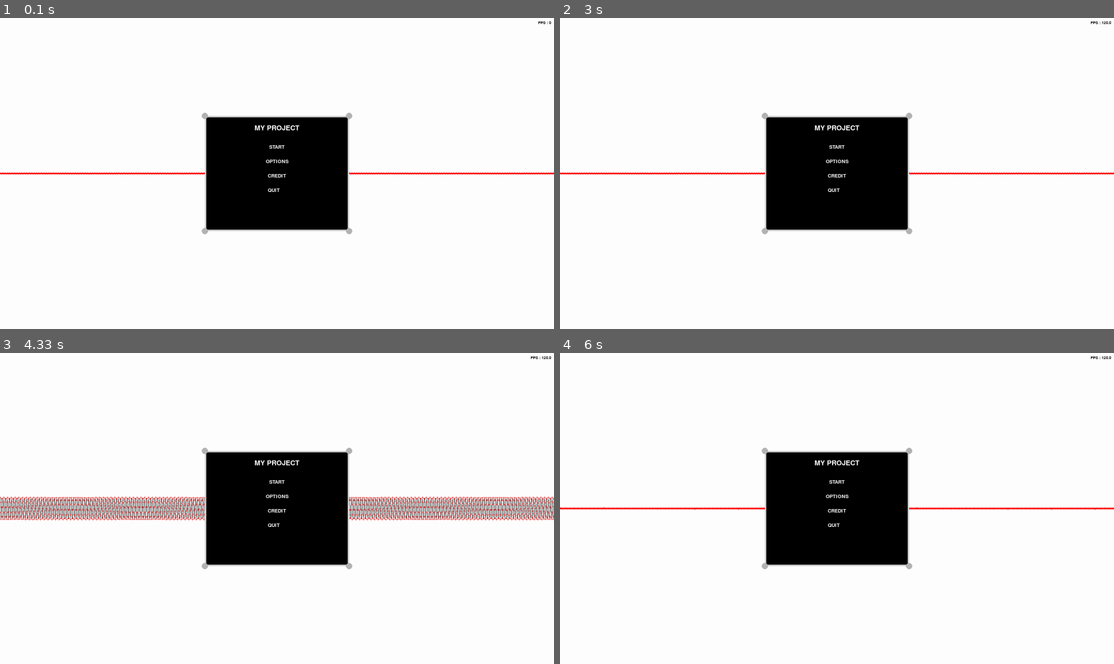
Above: before the commit, frames 1-4 (two rows, left to right).
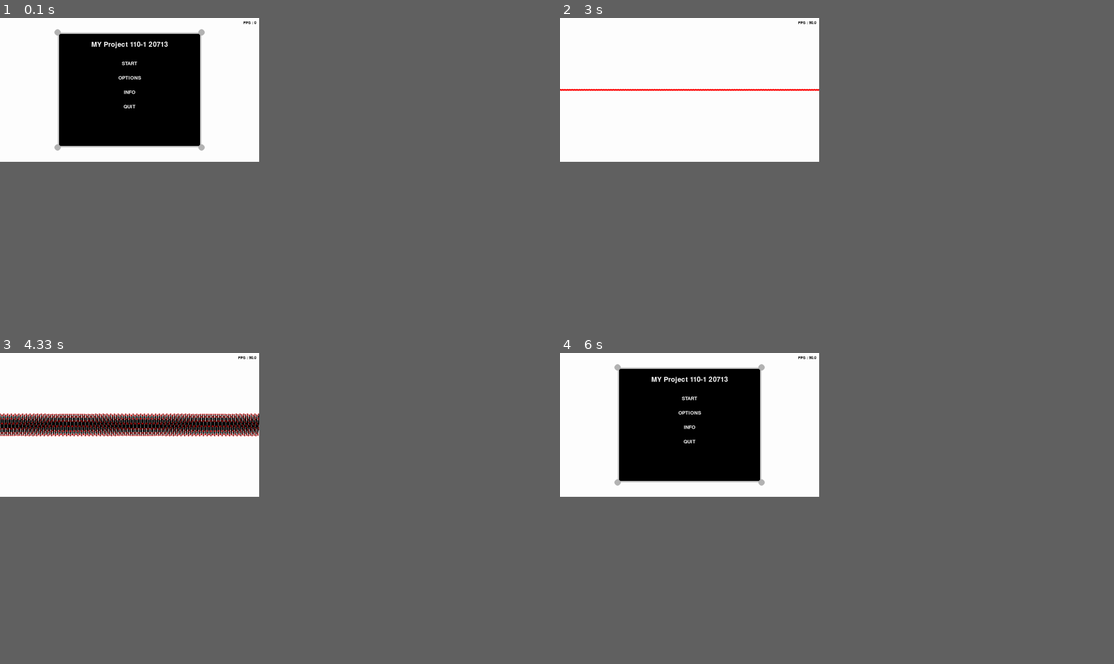
Above: after the commit, the same moments.

Repository: PGDR0130/PygameDrawingTrigonometric
Game: pygame game, started from DrawTrigonometric.py
The game is run twice, just before and just after one commit, with the same random seed, the same clock (stepped at 60 frames per second) and the same inputs.
Inputs (mouse positions are in pixels of both pictures, inside the frame that each line leads up to):
- Up to frame 1 (0.1 s): no input
- Up to frame 2 (3 s): press the mouse at (687, 80) at 0.37 s; move the mouse to (704, 101) at 0.47 s; release the mouse at (715, 120) at 0.6 s; click (753, 123) at 0.72 s, where only the run after the commit has a clickable "1"; tap Left at 1 s; press the mouse at (748, 64) at 1.37 s; move the mouse to (726, 55) at 1.47 s; release the mouse at (704, 45) at 1.6 s; press the mouse at (748, 83) at 1.7 s; move the mouse to (737, 77) at 1.8 s; release the mouse at (726, 70) at 1.93 s; press the mouse at (748, 101) at 2.03 s; move the mouse to (720, 123) at 2.13 s; release the mouse at (692, 142) at 2.27 s; hold Esc 2.33-2.8 s; press the mouse at (687, 64) at 2.87 s; move the mouse to (704, 52) at 2.97 s
- Up to frame 3 (4.33 s): release the mouse at (155, 371) at 3.1 s; tap Down at 3.17 s; hold Right 3.5-3.97 s; hold Up 4-4.3 s
- Up to frame 4 (6 s): hold Right 4.33-4.8 s; hold Left 4.83-5.37 s; hold Down 5.4-5.7 s; tap Esc at 5.73 s
In our replay, the window is 900x506 before the commit and 421x234 after it. These sizes can differ from the game's own. Grey fills any space a smaller window leaves; there, only what the larger window draws over its background counts as a difference.

The runs differ from the first frame. In frame 1, 20% of the frame differs, in the area x 0-100%, y 0-70%; in frame 2, 11%; in frame 3, 18%; in frame 4, 20%.

Commit message:
You can use menu and options now
2021/12/5

Diff:
--- a/DrawTrigonometric.py
+++ b/DrawTrigonometric.py
@@ -1,24 +1,27 @@
+from typing import Set
 import pygame
 import math
 import time
 
-from pygame import key
+from pygame import Rect, key
 from pygame import draw
+from pygame.constants import SCRAP_SELECTION, SHOWN
 
 pygame.font.init()
 from pygame import gfxdraw
 
 
-#== Display values ================================
-# WIDTH, HEIGHT = 900,500
-WIDTH, HEIGHT = 1920, 1080
+#== Display Values ================================
+WIDTH, HEIGHT = 900,500
+# WIDTH, HEIGHT = 1920, 1080
 SCREEN = pygame.display.set_mode((WIDTH, HEIGHT))
-BLACK, RED, WHITE = (0, 0, 0), (255, 0, 0), (255, 255, 255)
+BLACK, RED, WHITE, DARK_GRAY = (0, 0, 0), (255, 0, 0), (255, 255, 255), (150, 150, 150)
 FONT = pygame.font.SysFont('comicsans', 20)
-MAX_FPS = math.inf
-
-
-#== Menu UI values ================================
+CURRENT_SECTION = 'MENU'
+MENU_SECTION = 'MENU'
+
+
+#== Menu UI Values ================================
 FPS_REFRESH_RATE = 1 #s
 
 CENTER_WIDTH, CENTER_HEIGHT =  WIDTH//2, HEIGHT//2
@@ -26,7 +29,7 @@
 
 GRAY ,YELLOW = (209, 209, 209), (255, 255, 0)
 
-#Corner Circle in menu
+ #Corner circle
 CORNER_CIRCLE_COLOR = (180, 180, 180)
 MENU_CORNER_RADIUS = 11
 MENU_TITLE_FONT = pygame.font.SysFont('comicsans', 35)
@@ -34,19 +37,67 @@
 MENU_OPTION_FONT = pygame.font.SysFont('comicsans', 25)
 TOP_HEIGHT = CENTER_HEIGHT - MENU_HEIGHT//2 + 30
 
-
-#== Ingame values =================================
+OPTIONS_FONT = pygame.font.SysFont('comicsans', 25)
+INFO_FONT = pygame.font.SysFont('comicsans', 25)
+
+
+#== Control Values ================================
 VEL, VEL_MUL = 125, 10
 
-
-
-
-#==
+#== User Settings =================================
+SETTING_COLOR = (0, 200, 255)
+showXaxis = False
+renderFPS = 60
+lineThickness = 1
+showDrawPoints = False
+
+FPS_SELECTIONS = [30, 60, 90, 144, math.inf]
+THICKNESS_SELECTIONS = [1, 2, 3, 4, 5]
+
+
+
+
 #setting up an user event for the renender to know if the metric changes
 # (+num) is equal to the ID of the event so every one needs to be different
 Value_update = pygame.USEREVENT + 1
-
-
+QUIT_CALL = pygame.USEREVENT + 2
+
+
+class UserSettings():
+    #Change users setting
+
+    def __init__(self, showXaxis, renderFPS, lineThickness, showDrawPoints) -> None:
+        self.showXaxis = showXaxis
+        self.lineThickness = lineThickness
+        self.renderFPS = renderFPS
+        self.showDrawPoints = showDrawPoints
+        self.Current_FPS = 1
+        self.Current_Thickness = 1
+
+    def changeXaxis(self):
+        self.showXaxis = True if self.showXaxis == False else False
+
+    def changePoints(self):
+        self.showDrawPoints = True if self.showDrawPoints == False else False
+
+    def changeFPS(self):
+        if self.Current_FPS < len(FPS_SELECTIONS)-1 :
+            self.Current_FPS += 1
+            self.renderFPS = FPS_SELECTIONS[self.Current_FPS]
+        else :
+            self.Current_FPS = 0
+            self.renderFPS = FPS_SELECTIONS[self.Current_FPS]
+
+    def changeThickness(self):
+        if self.Current_Thickness < len(THICKNESS_SELECTIONS)-1 :
+            self.Current_Thickness += 1
+            self.lineThickness = THICKNESS_SELECTIONS[self.Current_Thickness]
+        else:
+            self.Current_Thickness = 0
+            self.lineThickness = THICKNESS_SELECTIONS[self.Current_Thickness]
+
+
+Settings = UserSettings(showXaxis, renderFPS, lineThickness, showDrawPoints)
 
 class Coshape():
 
@@ -72,7 +123,6 @@
     def cosGetCords(self):#xstart: int, xend: int, xaxis: int, xunit: int, yunit: int
 
         result = []
-
         for x in range(self.xstart, self.xend+1, 1):
             #calculate width(x) into angle to feed in cos() and get the height(y)
             #算出弧度後乘以180° (π = 180°)
@@ -90,6 +140,7 @@
 #inpurt handling, changing values
 #inpurt FPS in order to get delta time for keeping the speed the same in different FPS
 def inputState(keys_pressed, metric, previous_time, now):
+    global CURRENT_SECTION, MENU_SECTION
 
     #only calculate delta time if any key was pressed down to save resources
     if any(keys_pressed):
@@ -107,33 +158,53 @@
     if keys_pressed[pygame.K_LSHIFT] or keys_pressed[pygame.K_LSHIFT]:
        dt *= VEL_MUL
 
-    SPEED = VEL * dt
-    if keys_pressed[pygame.K_LEFT] and metric.xunit - SPEED >= 1:
-        metric.xunit -= SPEED
-    if keys_pressed[pygame.K_RIGHT]:
-        metric.xunit += SPEED
-    if keys_pressed[pygame.K_UP]:
-        metric.yunit += SPEED
-    if keys_pressed[pygame.K_DOWN] and metric.yunit - SPEED >= 0:
-        metric.yunit -= SPEED
-
+    if keys_pressed[pygame.K_ESCAPE]:
+        CURRENT_SECTION = 'MENU'
+        MENU_SECTION = 'MENU'
+
+    if CURRENT_SECTION == 'Draw':
+        SPEED = VEL * dt
+        if keys_pressed[pygame.K_LEFT]:
+            if metric.xunit - SPEED >= 1:
+                metric.xunit -= SPEED
+            else:
+                metric.xuint = 1
+        if keys_pressed[pygame.K_RIGHT]:
+            metric.xunit += SPEED
+        if keys_pressed[pygame.K_UP]:
+            metric.yunit += SPEED
+        if keys_pressed[pygame.K_DOWN]:
+            if metric.yunit - SPEED >= 0:
+                metric.yunit -= SPEED
+            else:
+                metric.yunit = 0
 
 
 
 
 #function for drawing every thing int the windows : fps, shpaes etc.
-def Draw_window(points, FPS):
+def Draw_window(points, FPS, section):
 
     #fill background with white to cover up previous renender
     SCREEN.fill(WHITE)
 
+    if section == 'MENU':
+        draw_menu()
+
+
     #draw.lines --> draw mutiple lines at same time
     #draw.line only draw one line
-    pygame.draw.lines(SCREEN, BLACK, False, points, 1)
-
-    #draw circle to display the points that where been calcualted
-    for i in points:
-        pygame.gfxdraw.circle(SCREEN, int(i[0]), int(i[1]), 2, RED)
+    elif section == 'Draw':
+
+        if Settings.showXaxis == True:
+            pygame.draw.line(SCREEN, DARK_GRAY,(0, HEIGHT//2), (WIDTH, HEIGHT//2))
+
+        pygame.draw.lines(SCREEN, BLACK, False, points, Settings.lineThickness)
+        #draw circle to display the points that where been calcualted
+        if Settings.showDrawPoints == True:
+            for x, y in points:
+                pygame.gfxdraw.circle(SCREEN, int(x), int(y), 2, RED)
+
 
     #display FPS at the top right
     FPS_text = FONT.render(f'FPS : {FPS}', 1, BLACK)
@@ -141,8 +212,11 @@
 
 
 
+previous_click = False
 #draw menu when startup
 def draw_menu():
+    global CURRENT_SECTION, MENU_SECTION, previous_click
+
     #rectangle backround of main menu
     pygame.draw.rect(SCREEN, BLACK, pygame.Rect(CENTER_WIDTH - MENU_WIDTH//2, CENTER_HEIGHT - MENU_HEIGHT//2, MENU_WIDTH, MENU_HEIGHT))
     pygame.draw.rect(SCREEN, GRAY, pygame.Rect(CENTER_WIDTH - MENU_WIDTH//2, CENTER_HEIGHT - MENU_HEIGHT//2, MENU_WIDTH, MENU_HEIGHT), width=5)
@@ -155,50 +229,115 @@
 
     #menu Title and options
 
+    if MENU_SECTION == 'MENU':
     #TITLE - MY PROJECT
-    MENU_TITLE = MENU_TITLE_FONT.render("MY PROJECT", 1, WHITE)
-    SCREEN.blit(MENU_TITLE, (CENTER_WIDTH - MENU_TITLE.get_width()//2, TOP_HEIGHT))
-    #START
-    MENU_START = MENU_OPTION_FONT.render('START', 1, WHITE)
-    SCREEN.blit(MENU_START, (CENTER_WIDTH - MENU_START.get_width()//2, TOP_HEIGHT + 70))
-    bt1 = pygame.Rect(CENTER_WIDTH - MENU_WIDTH//2, TOP_HEIGHT + 70, MENU_WIDTH, 35)
-    #OPTION
-    MENU_OPTIONS = MENU_OPTION_FONT.render('OPTIONS', 1, WHITE)
-    SCREEN.blit(MENU_OPTIONS, (CENTER_WIDTH - MENU_OPTIONS.get_width()//2, TOP_HEIGHT + 120))
-    bt2 = pygame.Rect(CENTER_WIDTH - MENU_WIDTH//2, TOP_HEIGHT + 120, MENU_WIDTH, 35)
-    #CREDIT
-    MENU_CREDIT = MENU_OPTION_FONT.render('CREDIT', 1, WHITE)
-    SCREEN.blit(MENU_CREDIT, (CENTER_WIDTH - MENU_CREDIT.get_width()//2, TOP_HEIGHT + 170))
-    bt3 = pygame.Rect(CENTER_WIDTH - MENU_WIDTH//2, TOP_HEIGHT+ 170, MENU_WIDTH, 35)
-
-    MENU_QUIT = MENU_OPTION_FONT.render('QUIT', 1, WHITE)
-    SCREEN.blit(MENU_QUIT, (CENTER_WIDTH - MENU_CREDIT.get_width()//2, TOP_HEIGHT + 220))
-    bt4 = pygame.Rect(CENTER_WIDTH - MENU_WIDTH//2, TOP_HEIGHT +220, MENU_WIDTH, 35)
-
-    #options check boxes
-
-    #detecting mouse collion with the button hitbox
-    MENU_BUTTON_HITBOX = [bt1, bt2, bt3, bt4]
-    #get index to identify which botton it is
-    for i in enumerate(MENU_BUTTON_HITBOX):
-        if i[1].collidepoint(pygame.mouse.get_pos()):
-            SELECTED = MENU_TITLE_SELECT_FONT.render('*', 1, YELLOW)
-            SCREEN.blit(SELECTED, (CENTER_WIDTH - i[1].width//2 + MENU_WIDTH//3, TOP_HEIGHT + 70 + 50*i[0]))
-
+        MENU_TITLE = MENU_TITLE_FONT.render("MY Project 110-1 20713", 1, WHITE)
+        SCREEN.blit(MENU_TITLE, (CENTER_WIDTH - MENU_TITLE.get_width()//2, TOP_HEIGHT))
+        #START
+        MENU_START = MENU_OPTION_FONT.render('START', 1, WHITE)
+        SCREEN.blit(MENU_START, (CENTER_WIDTH - MENU_START.get_width()//2, TOP_HEIGHT + 70))
+        bt1 = pygame.Rect(CENTER_WIDTH - MENU_WIDTH//2, TOP_HEIGHT + 70, MENU_WIDTH, 35)
+        #OPTION
+        MENU_OPTIONS = MENU_OPTION_FONT.render('OPTIONS', 1, WHITE)
+        SCREEN.blit(MENU_OPTIONS, (CENTER_WIDTH - MENU_OPTIONS.get_width()//2, TOP_HEIGHT + 120))
+        bt2 = pygame.Rect(CENTER_WIDTH - MENU_WIDTH//2, TOP_HEIGHT + 120, MENU_WIDTH, 35)
+        #IMFO
+        MENU_INFO = MENU_OPTION_FONT.render('INFO', 1, WHITE)
+        SCREEN.blit(MENU_INFO, (CENTER_WIDTH - MENU_INFO.get_width()//2, TOP_HEIGHT + 170))
+        bt3 = pygame.Rect(CENTER_WIDTH - MENU_WIDTH//2, TOP_HEIGHT+ 170, MENU_WIDTH, 35)
+        #QUIT
+        MENU_QUIT = MENU_OPTION_FONT.render('QUIT', 1, WHITE)
+        SCREEN.blit(MENU_QUIT, (CENTER_WIDTH - MENU_QUIT.get_width()//2, TOP_HEIGHT + 220))
+        bt4 = pygame.Rect(CENTER_WIDTH - MENU_WIDTH//2, TOP_HEIGHT +220, MENU_WIDTH, 35)
+
+        #options check boxes
+
+        #detecting mouse collion with the button hitbox
+        MENU_BUTTON_HITBOX = [bt1, bt2, bt3, bt4]
+        #get index to identify which botton it is (index, message)
+        for i in enumerate(MENU_BUTTON_HITBOX):
+            if i[1].collidepoint(pygame.mouse.get_pos()):
+                SELECTED = MENU_TITLE_SELECT_FONT.render('*', 1, YELLOW)
+                SCREEN.blit(SELECTED, (CENTER_WIDTH - i[1].width//2 + MENU_WIDTH//3, TOP_HEIGHT + 70 + 50*i[0]))
+
+                # detect the button that was been pressed
+                if pygame.mouse.get_pressed(3)[0] == True:
+                    if i[0] == 0:
+                        CURRENT_SECTION = 'Draw'
+                    elif i[0] == 1 :
+                        MENU_SECTION = 'OPTIONS'
+                    elif i[0] == 2 :
+                        MENU_SECTION = 'INFO'
+                    elif i[0] == 3 :
+                        #post QUIT Event to the main loop and it will QUIT
+                        pygame.event.post(pygame.event.Event(QUIT_CALL))
+
+    elif MENU_SECTION == 'OPTIONS':
+        RIGHT_OPTION = CENTER_WIDTH- MENU_WIDTH//2 + 30
+        LEFT_OPTION = CENTER_WIDTH + MENU_WIDTH//2 - 30
+
+        #Title OPTION
+        OPTION_TITLE = MENU_TITLE_FONT.render('OPTIONS', 1, WHITE)
+        SCREEN.blit(OPTION_TITLE, (CENTER_WIDTH - OPTION_TITLE.get_width()//2, TOP_HEIGHT))
+        #FPS OPTION
+        SHOW_FPS = OPTIONS_FONT.render('Max Render FPS', 1, WHITE)
+        SCREEN.blit(SHOW_FPS, (RIGHT_OPTION , TOP_HEIGHT + 70))
+        #X-AXIS
+        SHOW_XAXIS = OPTIONS_FONT.render('X-AXIS', 1, WHITE)
+        SCREEN.blit(SHOW_XAXIS, (RIGHT_OPTION, TOP_HEIGHT + 140 ))
+        #Draw points of the metric
+        DRAW_POINTS = OPTIONS_FONT.render('Draw Points', 1, WHITE)
+        SCREEN.blit(DRAW_POINTS, (RIGHT_OPTION, TOP_HEIGHT + 210 ))
+        #Line Thickness
+        LINE_THICKNESS = OPTIONS_FONT.render('Line Thickness', 1, WHITE)
+        SCREEN.blit(LINE_THICKNESS, (RIGHT_OPTION, TOP_HEIGHT + 280 ))
+
+        #BUTTONS
+        CURRENT_FPS = OPTIONS_FONT.render(str(Settings.renderFPS), 1, SETTING_COLOR)
+        SCREEN.blit(CURRENT_FPS, (LEFT_OPTION - CURRENT_FPS.get_width(), TOP_HEIGHT + 70))
+        Bott_FPS = pygame.Rect( LEFT_OPTION - CURRENT_FPS.get_width()-5, TOP_HEIGHT + 70, CURRENT_FPS.get_width()+10, CURRENT_FPS.get_height())
+        #Show AXIS button
+        CURRENT_AXIS = OPTIONS_FONT.render(str(Settings.showXaxis), 1, SETTING_COLOR)
+        SCREEN.blit(CURRENT_AXIS, (LEFT_OPTION - CURRENT_AXIS.get_width(), TOP_HEIGHT + 140))
+        Bott_AXIS = pygame.Rect( LEFT_OPTION - CURRENT_AXIS.get_width()-5, TOP_HEIGHT + 140, CURRENT_AXIS.get_width()+10, CURRENT_AXIS.get_height())
+        #Show Point Button
+        CURRENT_POINT = OPTIONS_FONT.render(str(Settings.showDrawPoints), 1, SETTING_COLOR)
+        SCREEN.blit(CURRENT_POINT, (LEFT_OPTION - CURRENT_POINT.get_width(), TOP_HEIGHT + 210))
+        Bott_POINT = pygame.Rect( LEFT_OPTION - CURRENT_POINT.get_width()-5, TOP_HEIGHT + 210, CURRENT_POINT.get_width()+10, CURRENT_POINT.get_height())
+        #Show THICKNESS Button
+        CURRENT_THICK = OPTIONS_FONT.render(str(Settings.lineThickness), 1, SETTING_COLOR)
+        SCREEN.blit(CURRENT_THICK, (LEFT_OPTION - CURRENT_THICK.get_width(), TOP_HEIGHT+ 280))
+        Bott_THICK = pygame.Rect( LEFT_OPTION - CURRENT_THICK.get_width()-5, TOP_HEIGHT + 280, CURRENT_THICK.get_width()+10, CURRENT_THICK.get_height())
+
+        #Button detection and call UserSettings for changing user setting
+        Buttons = [Bott_FPS, Bott_AXIS, Bott_POINT, Bott_THICK]
+        for i, b  in enumerate(Buttons):
+            #Draw the hitbox of the button size
+            pygame.draw.rect(SCREEN, GRAY, b, width=1)
+            if b.collidepoint(pygame.mouse.get_pos()):
+                #If mouse in hitbox highlight the hitbox with different color
+                pygame.draw.rect(SCREEN, (200, 100, 0), b, width=3)
+
+                #previos click to prevent changing multi times in one click
+                if previous_click == True and pygame.mouse.get_pressed(3)[0] == False: previous_click = False
+                if previous_click == False and pygame.mouse.get_pressed(3)[0] == True:
+                        previous_click = True
+                        if i == 0:
+                            Settings.changeFPS()
+                        elif i == 1:
+                            Settings.changeXaxis()
+                        elif i == 2:
+                            Settings.changePoints()
+                        elif i == 3:
+                            Settings.changeThickness()
+
+
+
+    elif MENU_SECTION == 'INFO':
+        pass
 
         # hitbox for button
         # pygame.draw.rect(SCREEN, (255, 255 , 0), i[1], width=2)
-
-
-
-
-#Pop up pause menu when press ESC
-def draw_pause():
-    pass
-
-
-
-
 
 
 
@@ -208,11 +347,12 @@
     fps = 0
 
     cos = Coshape(0, WIDTH, HEIGHT//2, 1, 1)
+    cords = cos.cosGetCords()
 
     pygame.event.post(pygame.event.Event(Value_update))
 
     run = True
-    #game loop --> keeping surface from updating
+    #game loop --> keeping screen from updating
     while run == True:
 
         #handling events such as Quit screen when user tap close
@@ -221,8 +361,13 @@
                 run = False
             #detect only if the buuton is been press down but the previous frame isn't
             if event.type == Value_update:
-                #get list of coordinates for the shape
-                cords = cos.cosGetCords()
+                if CURRENT_SECTION == 'Draw':
+                    #get list of coordinates for the shape
+                    cords = cos.cosGetCords()
+
+            if event.type == QUIT_CALL :
+                print('HELLO')
+                pygame.quit()
 
 
         #keyinputs pass into inpurtState for changing the values for shapes
@@ -231,16 +376,14 @@
         previous_time = time.time()
 
         #counting the FPS and limit FPS
-        clock.tick(MAX_FPS)
-        #display the FPS every sencond
+        clock.tick(Settings.renderFPS)
+        #display the FPS every second
         if time.time() - last_time > FPS_REFRESH_RATE :
             fps = round(clock.get_fps(), 1)
             last_time = time.time()
 
         #pass all value that needs to be drawn
-        Draw_window(cords, fps)
-
-        draw_menu()
+        Draw_window(cords, fps, CURRENT_SECTION)
 
         #update the display every drawing needs to be done above update
         pygame.display.update()
